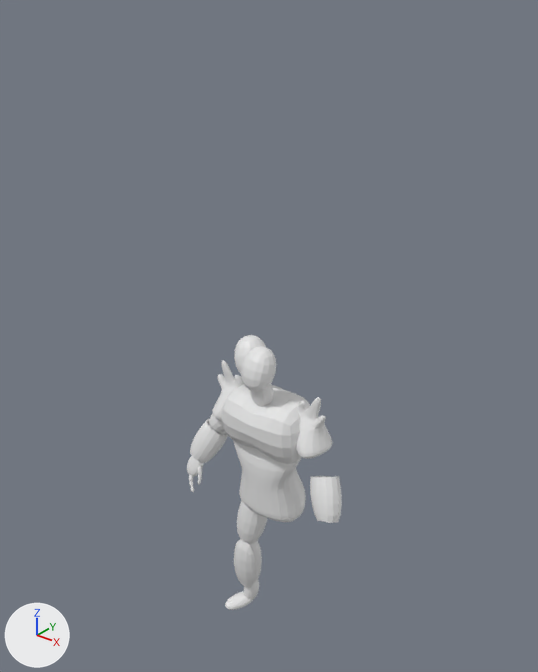
Renders of the Blender file model.blend from each side of a commit.
One viewpoint serves both versions: a 50 mm camera at (2.63, -0.14, 4.42) aimed at (-0.13, 3.3, 2.29). Lighting does not change. The marker at lower left points along +X, +Y and +Z. The first picture is the older version.
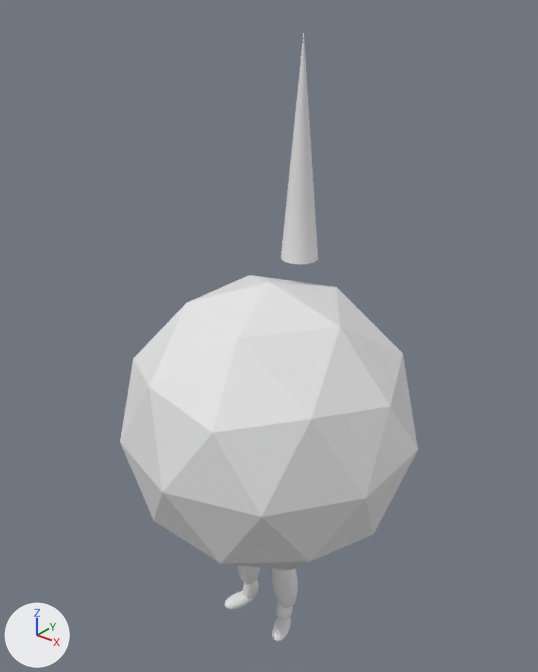
Pixel boxes (x1, y1, x2, y2) of what changed, in the pictures (538 x 672 px):
'Icosphere', added
    after: (120, 275, 418, 570)
'Cone', added
    after: (281, 33, 318, 264)
'Cube.011', moved, modifiers changed
    before: (250, 541, 262, 583)
    after: (237, 565, 298, 608)
'New_Shinguard', deleted
    before: (234, 540, 255, 588)
'Cube.013', moved, modifiers changed
    before: (225, 591, 254, 610)
    after: (224, 591, 291, 641)
'Cube.012', moved, modifiers changed
    before: (244, 580, 259, 600)
    after: (243, 579, 293, 619)
'New_Chest', unchanged, covered by the edit
    before: (222, 384, 310, 464)
'New_Abdominals', unchanged, covered by the edit
    before: (233, 440, 306, 522)
'Cylinder', unchanged, covered by the edit
    before: (190, 419, 342, 523)
'New_Shoulders', unchanged, covered by the edit
    before: (213, 360, 332, 459)

The change in detail:
me_cube_015 is used by ob_cube_013; location (-0.283, 3.138, -0.004); rotation (1.528, -0.085, 2.757), in degrees (88, -4.9, 158); scale (0.636, 0.628, 0.756).
me_cube_015 had 98 vertices, 96 faces and spanned x -0.098..0.098, y -0.071..0.071, z -0.171..0.171.
me_cube_015 now has 98 vertices, 96 faces and spans x -0.026..0.17, y -2.81..-2.669, z -0.479..-0.137.
me_cube_015 part 1: the whole mesh is moved by (0.072, -2.739, -0.308).
Mesh me_icosphere is new.
It is an icosphere of 80 faces spanning x -0.95..0.95, y -1.0..1.0, z -1.0..1.0.
Mesh me_cone is new.
It is a 32-sided cone pointing to +z spanning x -0.42..0.42, y -0.42..0.42, z -1.0..3.7.
Object 'Cube' (ob_cube) gains a MIRROR modifier named 'Mirror'.
Modifier setting: mirror_object = ob_cube_001.
Object 'Cube.007' (ob_cube_007) gains a MIRROR modifier named 'Mirror'.
Modifier setting: mirror_object = ob_cube_001.
Object 'Cube.010' (ob_cube_010) gains a MIRROR modifier named 'Mirror'.
Modifier setting: use_clip = True.
Modifier setting: mirror_object = ob_cube_001.
Object 'Cube.011' (ob_cube_011) moves from (-0.057, 3.226, 1.565) to (-0.065, 3.226, 1.565).
Object 'Cube.011' (ob_cube_011) gains a MIRROR modifier named 'Mirror'.
Modifier setting: mirror_object = ob_cube_001.
Object 'Cube.012' (ob_cube_012) moves from (-0.239, 3.224, 0.086) to (-0.054, 3.212, 1.716).
Object 'Cube.012' (ob_cube_012) gains a MIRROR modifier named 'Mirror'.
Modifier setting: mirror_object = ob_cube_001.
Object 'Cube.013' (ob_cube_013) moves from (-0.283, 3.138, -0.004) to (-0.054, 3.212, 1.716).
Object 'Cube.013' (ob_cube_013) gains a MIRROR modifier named 'Mirror'.
Modifier setting: mirror_object = ob_cube_001.
Object 'Cube.020' (ob_cube_020) gains a MIRROR modifier named 'Mirror'.
Modifier setting: mirror_object = ob_cube_001.
Object 'New_Shinguard' (ob_new_shinguard) is deleted.
Object 'Cone' (ob_cone) is new; it shows me_cone.
Its parent is ob_icosphere.
Its matrix parent inverse is Matrix(((1.0, 0.0, 0.0, 0.046), (0.0, 1.0, 0.0, -3.212), (0.0, 0.0, 1.0, -1.716), (0.0, 0.0, 0.0, 1.0))).
Its location is (-0.0869, 3.57, 3.055).
Its scale is (0.292, 0.292, 0.292).
Its instance type is 'VERTS'.
Object 'Icosphere' (ob_icosphere) is new; it shows me_icosphere.
Its location is (-0.046, 3.212, 1.716).
